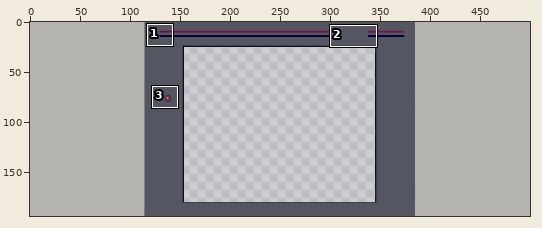
Two states of a sprite sheet, Assets/Graphics/overlay.png. The first picture is a wide view before the edit; the outline marks the close-up.
Close-up. As it was:
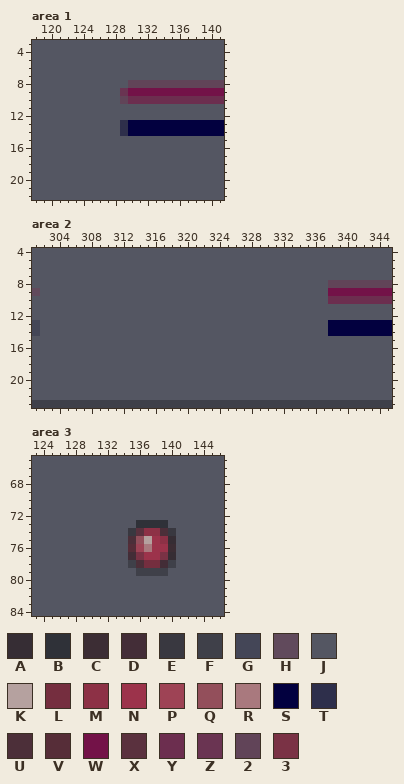
The file is 500x194 pixels. Colours within 5 levels of each other are drawn and written as one. Shown: area 1: x 118..141, y 3..22; area 2: x 301..345, y 4..23; area 3: x 123..146, y 65..84. The commit also changed other parts of the picture, which this record leaves out.
Palette (. is transparent): A #362d34  B #2f3138  C #3c2d34  D #432d37  E #393840  F #3f4049  G #444657  H #614a5c  J #545662  K #b5a19f  L #752e3f  M #8d3146  N #9c334b  P #9e4355  Q #934f5b  R #a9797e  S #02003f  T #2e2f4b  U #4c2f39  V #562d38  W #731248  X #5a313e  Y #6c2e4f  Z #6a3452  2 #614458  3 #7a3245
Pixels before, area 1, first column x 118:
 3 JJJJJJJJJJJJJJJJJJJJJJJJ
 4 JJJJJJJJJJJJJJJJJJJJJJJJ
 5 JJJJJJJJJJJJJJJJJJJJJJJJ
 6 JJJJJJJJJJJJJJJJJJJJJJJJ
 7 JJJJJJJJJJJJJJJJJJJJJJJJ
 8 JJJJJJJJJJJJ222222222222
 9 JJJJJJJJJJJZWWWWWWWWWWWW
10 JJJJJJJJJJJ2YYYYYYYYYYYY
11 JJJJJJJJJJJJJJJJJJJJJJJJ
12 JJJJJJJJJJJJJJJJJJJJJJJJ
13 JJJJJJJJJJJTSSSSSSSSSSSS
14 JJJJJJJJJJJTSSSSSSSSSSSS
15 JJJJJJJJJJJJJJJJJJJJJJJJ
16 JJJJJJJJJJJJJJJJJJJJJJJJ
17 JJJJJJJJJJJJJJJJJJJJJJJJ
18 JJJJJJJJJJJJJJJJJJJJJJJJ
19 JJJJJJJJJJJJJJJJJJJJJJJJ
20 JJJJJJJJJJJJJJJJJJJJJJJJ
21 JJJJJJJJJJJJJJJJJJJJJJJJ
22 JJJJJJJJJJJJJJJJJJJJJJJJ
Pixels before, area 2, first column x 301:
 4 JJJJJJJJJJJJJJJJJJJJJJJJJJJJJJJJJJJJJJJJJJJJJ
 5 JJJJJJJJJJJJJJJJJJJJJJJJJJJJJJJJJJJJJJJJJJJJJ
 6 JJJJJJJJJJJJJJJJJJJJJJJJJJJJJJJJJJJJJJJJJJJJJ
 7 JJJJJJJJJJJJJJJJJJJJJJJJJJJJJJJJJJJJJJJJJJJJJ
 8 JJJJJJJJJJJJJJJJJJJJJJJJJJJJJJJJJJJJJ22222222
 9 HJJJJJJJJJJJJJJJJJJJJJJJJJJJJJJJJJJJJWWWWWWWW
10 JJJJJJJJJJJJJJJJJJJJJJJJJJJJJJJJJJJJJYYYYYYYY
11 JJJJJJJJJJJJJJJJJJJJJJJJJJJJJJJJJJJJJJJJJJJJJ
12 JJJJJJJJJJJJJJJJJJJJJJJJJJJJJJJJJJJJJJJJJJJJJ
13 GJJJJJJJJJJJJJJJJJJJJJJJJJJJJJJJJJJJJSSSSSSSS
14 GJJJJJJJJJJJJJJJJJJJJJJJJJJJJJJJJJJJJSSSSSSSS
15 JJJJJJJJJJJJJJJJJJJJJJJJJJJJJJJJJJJJJJJJJJJJJ
16 JJJJJJJJJJJJJJJJJJJJJJJJJJJJJJJJJJJJJJJJJJJJJ
17 JJJJJJJJJJJJJJJJJJJJJJJJJJJJJJJJJJJJJJJJJJJJJ
18 JJJJJJJJJJJJJJJJJJJJJJJJJJJJJJJJJJJJJJJJJJJJJ
19 JJJJJJJJJJJJJJJJJJJJJJJJJJJJJJJJJJJJJJJJJJJJJ
20 JJJJJJJJJJJJJJJJJJJJJJJJJJJJJJJJJJJJJJJJJJJJJ
21 JJJJJJJJJJJJJJJJJJJJJJJJJJJJJJJJJJJJJJJJJJJJJ
22 JJJJJJJJJJJJJJJJJJJJJJJJJJJJJJJJJJJJJJJJJJJJJ
23 FFFFFFFFFFFFFFFFFFFFFFFFFFFFFFFFFFFFFFFFFFFFF
Pixels before, area 3, first column x 123:
65 JJJJJJJJJJJJJJJJJJJJJJJJ
66 JJJJJJJJJJJJJJJJJJJJJJJJ
67 JJJJJJJJJJJJJJJJJJJJJJJJ
68 JJJJJJJJJJJJJJJJJJJJJJJJ
69 JJJJJJJJJJJJJJJJJJJJJJJJ
70 JJJJJJJJJJJJJJJJJJJJJJJJ
71 JJJJJJJJJJJJJJJJJJJJJJJJ
72 JJJJJJJJJJJJJJJJJJJJJJJJ
73 JJJJJJJJJJJJJBBBBJJJJJJJ
74 JJJJJJJJJJJJEXMMUEJJJJJJ
75 JJJJJJJJJJJJUQKNMAJJJJJJ
76 JJJJJJJJJJJJVPRNNCJJJJJJ
77 JJJJJJJJJJJJD3NN3AJJJJJJ
78 JJJJJJJJJJJJFULLDFJJJJJJ
79 JJJJJJJJJJJJJFFFFJJJJJJJ
80 JJJJJJJJJJJJJJJJJJJJJJJJ
81 JJJJJJJJJJJJJJJJJJJJJJJJ
82 JJJJJJJJJJJJJJJJJJJJJJJJ
83 JJJJJJJJJJJJJJJJJJJJJJJJ
84 JJJJJJJJJJJJJJJJJJJJJJJJ
The result:
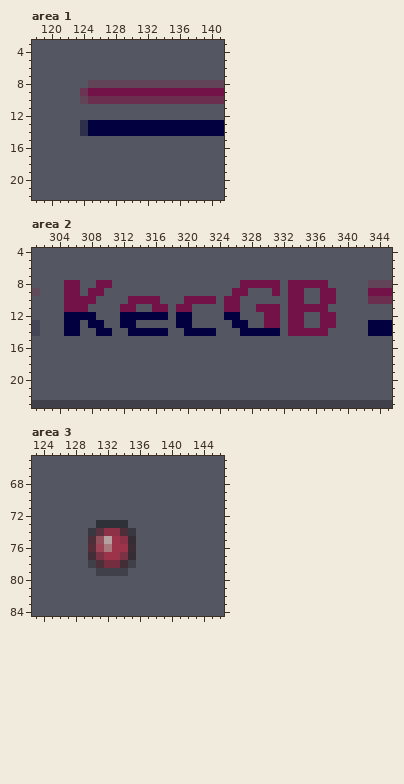
Changes in this commit:
Area 1:
y 8: x 125..129 JJJJJ -> 22222
y 9: x 124..129 JJJJJZ -> ZWWWWW
y 10: x 124..129 JJJJJ2 -> 2YYYYY
y 13..14: x 124..129 JJJJJT -> TSSSSS
Area 2:
y 8: x 305..306 JJ -> WW; x 309..310 JJ -> WW; x 327..331 JJJJJ -> WWWWW; x 333..342 JJJJJ22222 -> WWWWWJJJJJ
y 9: x 305..306 JJ -> WW; x 308..309 JJ -> WW; x 326..327 JJ -> WW; x 331 J -> W; x 333..334 JJ -> WW; x 337 J -> W; x 339..342 WWWW -> JJJJ
y 10: x 305..308 JJJJ -> WWWW; x 313..316 JJJJ -> WWWW; x 320..323 JJJJ -> WWWW; x 325..326 JJ -> WW; x 333..334 JJ -> WW; x 337..342 JYYYYY -> WWJJJJ
y 11: x 305..307 JJJ -> WWW; x 312..313 JJ -> WW; x 316..317 JJ -> WW; x 319..320 JJ -> WW; x 325..326 JJ -> WW; x 329..331 JJJ -> WWW; x 333..337 JJJJJ -> WWWWW
y 12: x 305..308 JJJJ -> SSSS; x 312..317 JJJJJJ -> SSSSSS; x 319..320 JJ -> SS; x 325..326 JJ -> SS; x 330..331 JJ -> WW; x 333..334 JJ -> WW; x 337..338 JJ -> WW
y 13: x 305..306 JJ -> SS; x 308..309 JJ -> SS; x 312..313 JJ -> SS; x 319..320 JJ -> SS; x 326..327 JJ -> SS; x 330..331 JJ -> WW; x 333..334 JJ -> WW; x 337..342 JSSSSS -> WWJJJJ
y 14: x 305..306 JJ -> SS; x 309..310 JJ -> SS; x 313..317 JJJJJ -> SSSSS; x 320..323 JJJJ -> SSSS; x 327..331 JJJJJ -> SSSSS; x 333..342 JJJJJSSSSS -> WWWWWJJJJJ
Area 3:
y 73: x 131..134 JJJJ -> BBBB; x 136..139 BBBB -> JJJJ
y 74: x 130..134 JJJJJ -> EXMMU; x 136..140 XMMUE -> JJJJJ
y 75: x 130..140 JJJJJUQKNMA -> UQKNMAJJJJJ
y 76: x 130..140 JJJJJVPRNNC -> VPRNNCJJJJJ
y 77: x 130..140 JJJJJD3NN3A -> D3NN3AJJJJJ
y 78: x 130..134 JJJJJ -> FULLD; x 136..140 ULLDF -> JJJJJ
y 79: x 131..134 JJJJ -> FFFF; x 136..139 FFFF -> JJJJ
Changed places in both close-ups, as pixel boxes (x1, y1, x2, y2):
changed: (80, 80, 128, 136)
changed: (64, 280, 368, 336)
changed: (88, 520, 176, 576)
